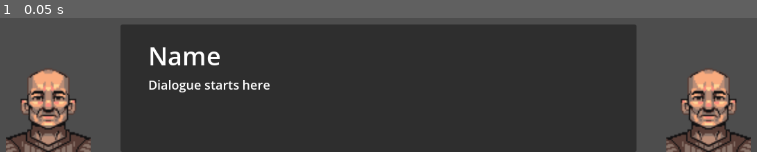
Above: before the commit, frame 1.
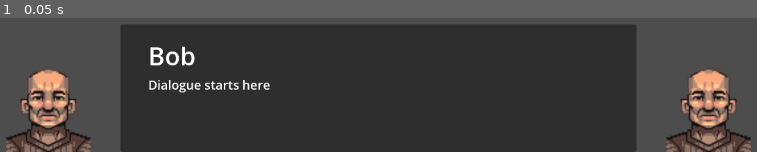
Above: after the commit, the same moment.

Repository: AbsoluteZer0527/My-first-3D-Godot-game
Game: Godot game, scene res://Dialogues/UI/control.tscn
Same seed, same stepped clock (60 frames per second), same inputs: the game is played once before the commit and once after it. Before the commit the project has no main scene; this scene is started directly in both runs.
Inputs:
- Up to frame 1 (0.05 s): no input

The runs differ from the first frame. In frame 1, 0.7% of the frame differs, in the area x 20-30%, y 20-36%.
Error after the commit: Invalid access to property or key 'content' on a base object of type 'Resource (Dialogue)'. (res://Dialogues/UI/dialogue_manager.gd:16)

Commit message:
Created basic script for dialogue running

Diff:
--- a/dialogue/Dialogues/UI/control.tscn
+++ b/dialogue/Dialogues/UI/control.tscn
@@ -1,9 +1,10 @@
-[gd_scene load_steps=3 format=3 uid="uid://dj5p4l2rhrk0c"]
+[gd_scene load_steps=4 format=3 uid="uid://dj5p4l2rhrk0c"]
 
 [ext_resource type="Script" uid="uid://2o7c0jbjp13b" path="res://Dialogues/UI/dialogue_manager.gd" id="1_euu6l"]
 [ext_resource type="Texture2D" uid="uid://c3ncbl7r6ym2u" path="res://Pixel-Portraits-Free/Masculine_A/Masculine_A_default.png" id="1_qrxcj"]
+[ext_resource type="Resource" uid="uid://bt7hw5gv25fmu" path="res://Dialogues/dialogue1.tres" id="2_7y0gd"]
 
-[node name="Control" type="Control"]
+[node name="Control" type="Control" node_paths=PackedStringArray("character_name_text", "text_box", "left_avatar", "right_avatar")]
 layout_mode = 3
 anchors_preset = 12
 anchor_top = 1.0
@@ -13,6 +14,11 @@
 grow_horizontal = 2
 grow_vertical = 0
 script = ExtResource("1_euu6l")
+character_name_text = NodePath("HBoxContainer/Panel/MarginContainer/VBoxContainer/Name")
+text_box = NodePath("HBoxContainer/Panel/MarginContainer/VBoxContainer/Text")
+left_avatar = NodePath("HBoxContainer/LeftAvatar")
+right_avatar = NodePath("HBoxContainer/RightAvatar")
+main_dialogue = ExtResource("2_7y0gd")
 
 [node name="HBoxContainer" type="HBoxContainer" parent="."]
 layout_mode = 0
--- a/dialogue/Dialogues/UI/dialogue_manager.gd
+++ b/dialogue/Dialogues/UI/dialogue_manager.gd
@@ -7,3 +7,21 @@
 
 @export_group("Dialogue")
 @export var main_dialogue: DialogueGroup
+
+var dialogue_index := 0
+func display_next_dialogue():
+	var dialogue := main_dialogue.dialogue_list[dialogue_index]
+
+	character_name_text.text = dialogue.character_name
+	text_box.text = dialogue.content
+	if dialogue.show_on_left:
+		left_avatar.texture = dialogue.avatar
+		right_avatar.texture = null
+	else:
+		left_avatar.texture = null
+		right_avatar.texture = dialogue.avatar
+
+	dialogue_index+=1
+
+func _ready() -> void:
+	display_next_dialogue()
--- a/dialogue/project.godot
+++ b/dialogue/project.godot
@@ -11,5 +11,6 @@
 [application]
 
 config/name="Dialogue"
+run/main_scene="uid://dj5p4l2rhrk0c"
 config/features=PackedStringArray("4.5", "Forward Plus")
 config/icon="res://icon.svg"
